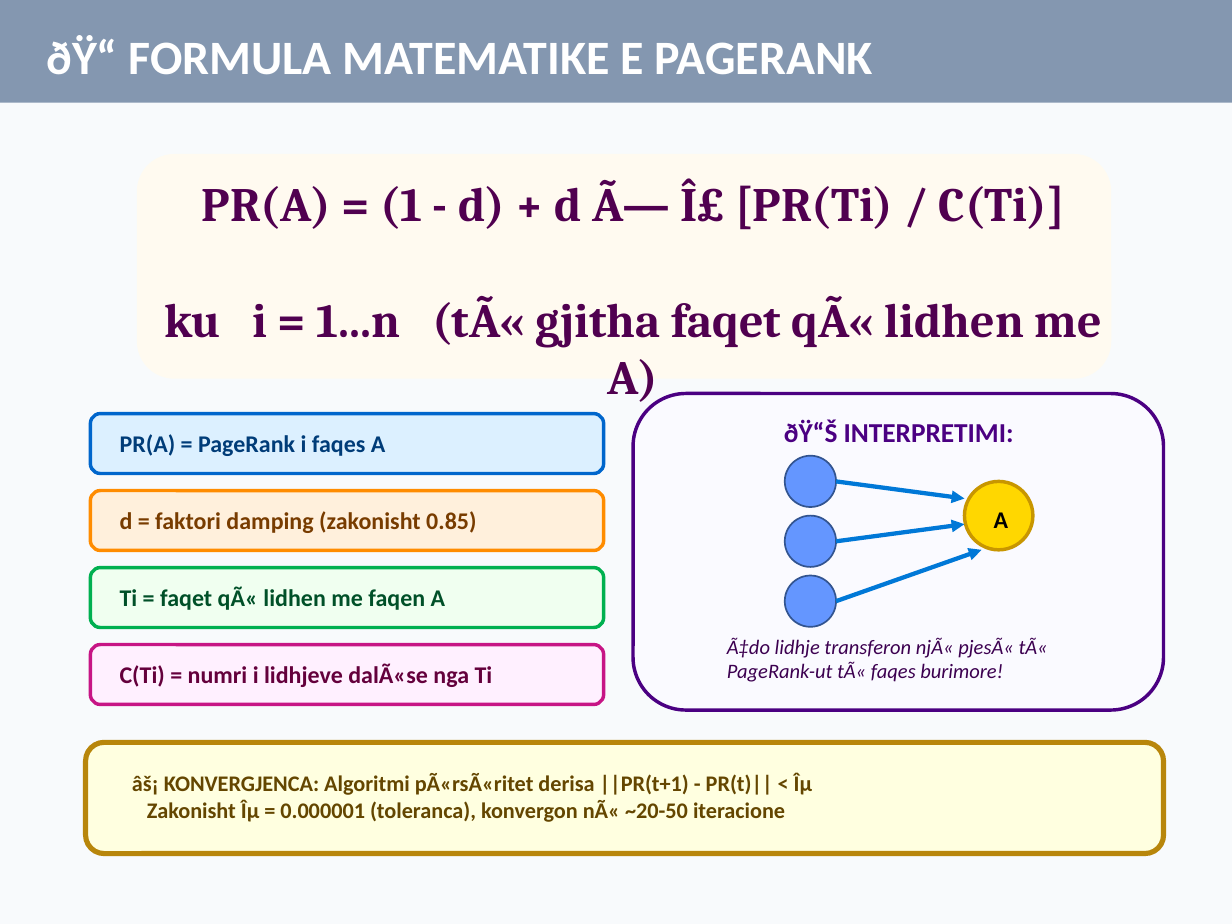
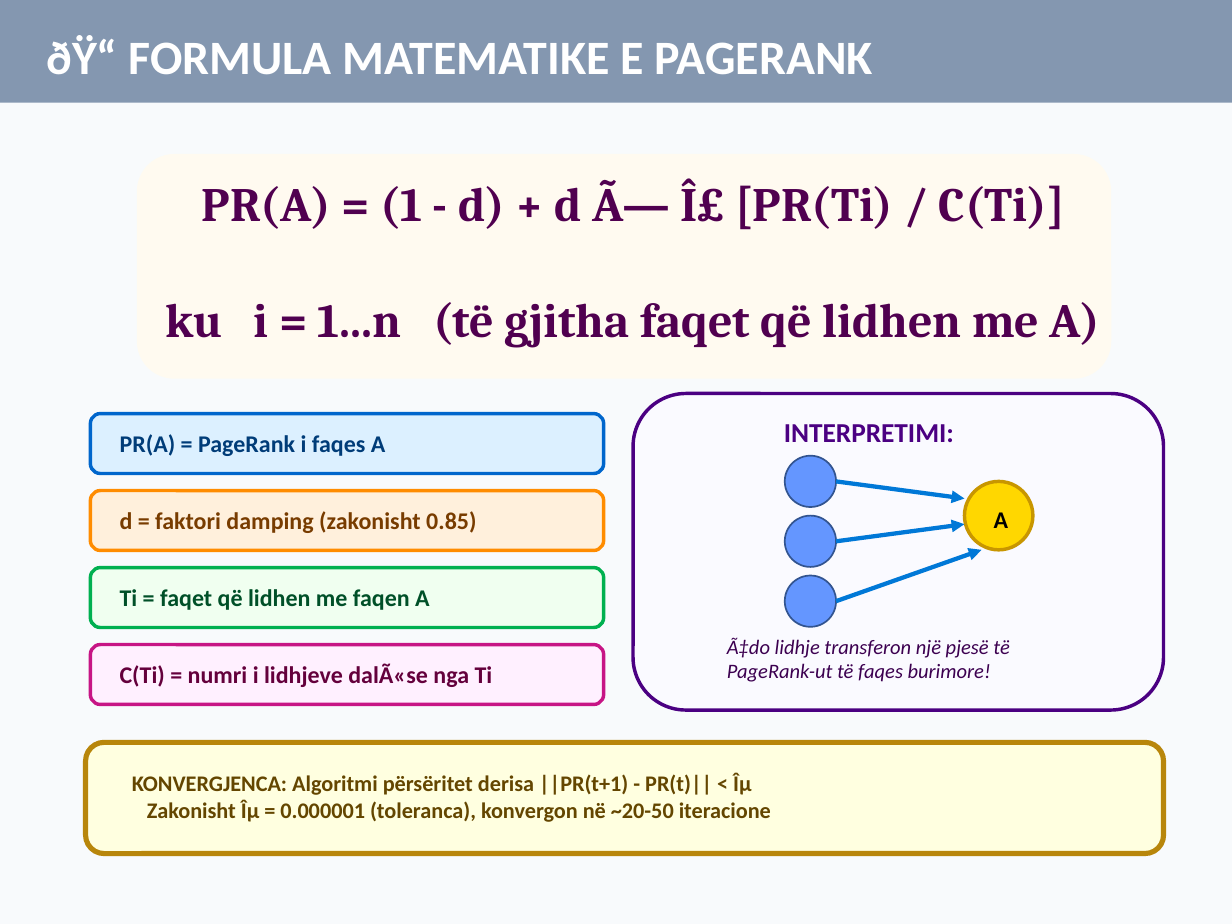
Before and after one commit to ShabanEjupi/TokerrGjiki, a slide deck: slide 4 of Professor_Projects/1_WebInfo_PageRank/PageRankPresentation.pptx. Drawn at 1232x924 pixels with LibreOffice and Linux fonts; fonts in the diff are those of the drawing. Boxes give left, top, right and bottom in pixels: in the first picture for what was removed or moved away, otherwise in the second. Text is boxed around its words. In the diff, an @@ line names an element or a change of style, - is before the commit and + after.

```diff
--- a/Professor_Projects/1_WebInfo_PageRank/PageRankPresentation.pptx
+++ b/Professor_Projects/1_WebInfo_PageRank/PageRankPresentation.pptx
@@ text at box(166, 302, 1101, 347): text changed @@
-ku i = 1...n (tÃ« gjitha faqet qÃ« lidhen me A)
+ku i = 1...n (të gjitha faqet që lidhen me A)
@@ text at box(784, 424, 954, 442): text changed @@
-ðŸ“Š INTERPRETIMI:
+INTERPRETIMI:
@@ text at box(120, 589, 429, 610): text changed @@
-Ti = faqet qÃ« lidhen me faqen A
+Ti = faqet që lidhen me faqen A
@@ text at box(727, 637, 1009, 682): text changed @@
-Ã‡do lidhje transferon njÃ« pjesÃ« tÃ«
-PageRank-ut tÃ« faqes burimore!
+Ã‡do lidhje transferon një pjesë të
+PageRank-ut të faqes burimore!
@@ text at box(132, 772, 771, 822): text changed @@
-âš¡ KONVERGJENCA: Algoritmi pÃ«rsÃ«ritet derisa ||PR(t+1) - PR(t)|| < Îµ
-Zakonisht Îµ = 0.000001 (toleranca), konvergon nÃ« ~20-50 iteracione
+KONVERGJENCA: Algoritmi përsëritet derisa ||PR(t+1) - PR(t)|| < Îµ
+Zakonisht Îµ = 0.000001 (toleranca), konvergon në ~20-50 iteracione
```
Also in this commit, not shown: 12 other slides changed, 58 other files.
